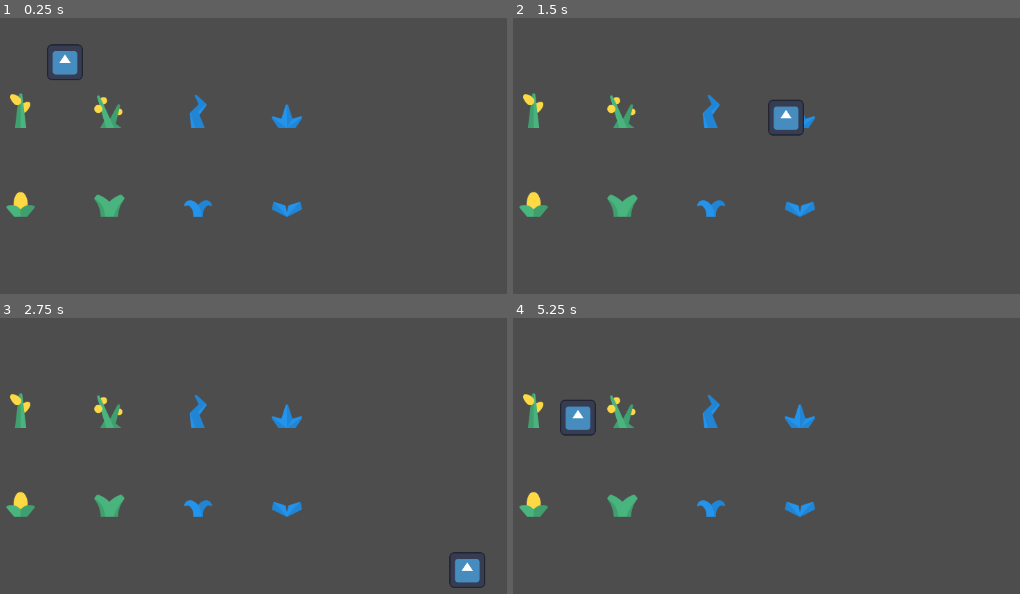
Above: before the commit, frames 1-4 (two rows, left to right).
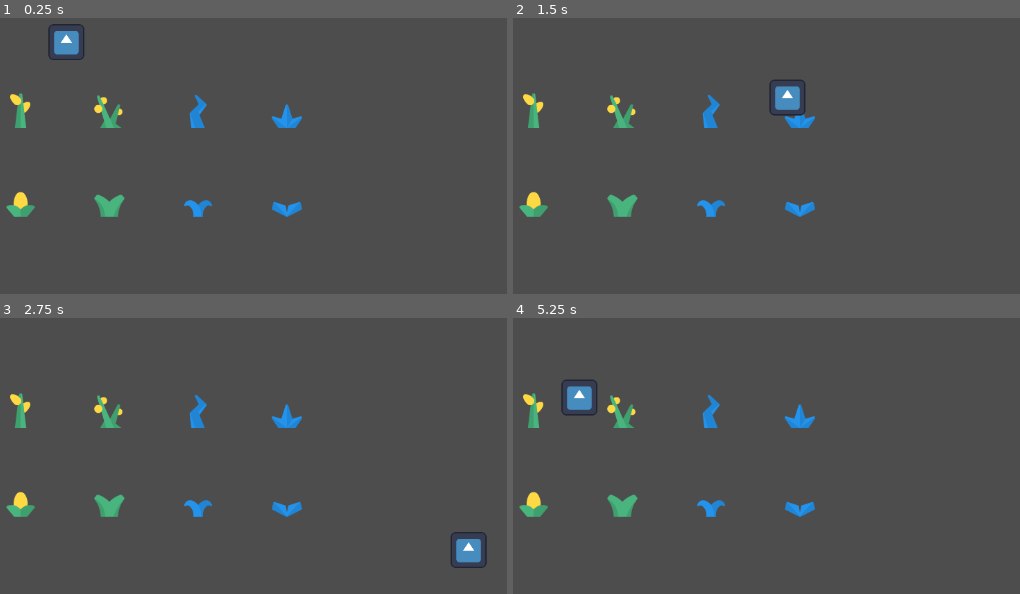
Above: after the commit, the same moments.

Repository: Mardiros129/HocusPocus
Game: Godot game, scene res://Levels/main.tscn
Same seed, same stepped clock (60 frames per second), same inputs: the game is played once before the commit and once after it. The engine's default icon, where the game draws it, is replaced by a stand-in: a white triangle on a blue panel in a dark square.
Inputs:
- Up to frame 1 (0.25 s): no input
- Up to frame 2 (1.5 s): tap Enter at 0.5 s; hold Right (ui_right) 0.53-1.28 s; tap Space (rotate_key) at 0.6, 1.35 s; hold Down (ui_down) from 1.28 s (still down)
- Up to frame 3 (2.75 s): release Down (ui_down) at 2.03 s; hold Right (ui_right) from 2.03 s (still down); tap Space (rotate_key) at 2.1 s
- Up to frame 4 (5.25 s): release Right (ui_right) at 2.78 s; hold Up (ui_up) 2.78-3.53 s; tap Space (rotate_key) every 0.75 s from 2.85 to 5.1 s; hold Left (ui_left) 3.53-5.03 s; hold Down (ui_down) from 5.03 s (still down)

The runs differ from the first frame. In frame 1, 1.0% of the frame differs, in the area x 9-17%, y 2-23%; in frame 2, 1.0%, in the area x 50-58%, y 22-43%; in frame 3, 1.0%; in frame 4, 1.0%.

Commit message:
Recommitted missing collision boxes

Diff:
--- a/Levels/main.tscn
+++ b/Levels/main.tscn
@@ -831,6 +831,12 @@
 sources/0 = SubResource("TileSetAtlasSource_ldaek")
 sources/1 = SubResource("TileSetScenesCollectionSource_obuxs")
 
+[sub_resource type="RectangleShape2D" id="RectangleShape2D_7dcs8"]
+size = Vector2(171, 168)
+
+[sub_resource type="RectangleShape2D" id="RectangleShape2D_7kj7y"]
+size = Vector2(168.5, 156.5)
+
 [node name="Main" type="Node2D"]
 script = ExtResource("1_3oewu")
 
@@ -846,6 +852,10 @@
 tile2_loc = Vector2(3, 4)
 tile3_loc = Vector2(1, 4)
 
+[node name="CollisionShape2D" parent="GameWorld/RotationGrid/PlayerDetectionArea" index="0"]
+position = Vector2(162.5, 241)
+shape = SubResource("RectangleShape2D_7dcs8")
+
 [node name="RotationGrid2" parent="GameWorld" instance=ExtResource("4_0q15b")]
 layer_0/tile_data = PackedInt32Array(131077, 589824, 4, 131079, 655360, 4, 262149, 720896, 4, 262151, 655360, 5)
 tile0_loc = Vector2(5, 2)
@@ -853,8 +863,12 @@
 tile2_loc = Vector2(7, 4)
 tile3_loc = Vector2(5, 4)
 
+[node name="CollisionShape2D" parent="GameWorld/RotationGrid2/PlayerDetectionArea" index="0"]
+position = Vector2(420.75, 245.75)
+shape = SubResource("RectangleShape2D_7kj7y")
+
 [node name="Character" parent="." instance=ExtResource("3_3b2in")]
-position = Vector2(160, 97)
+position = Vector2(162, 68)
 
 [editable path="GameWorld/RotationGrid"]
 [editable path="GameWorld/RotationGrid2"]
Not shown: 1 places in Levels/main.tscn that only renumber resources
